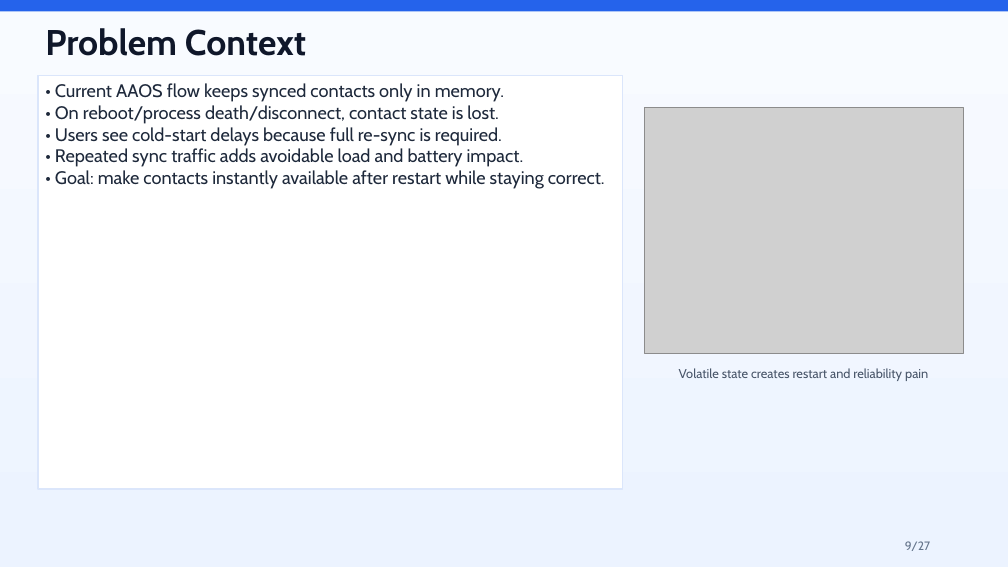
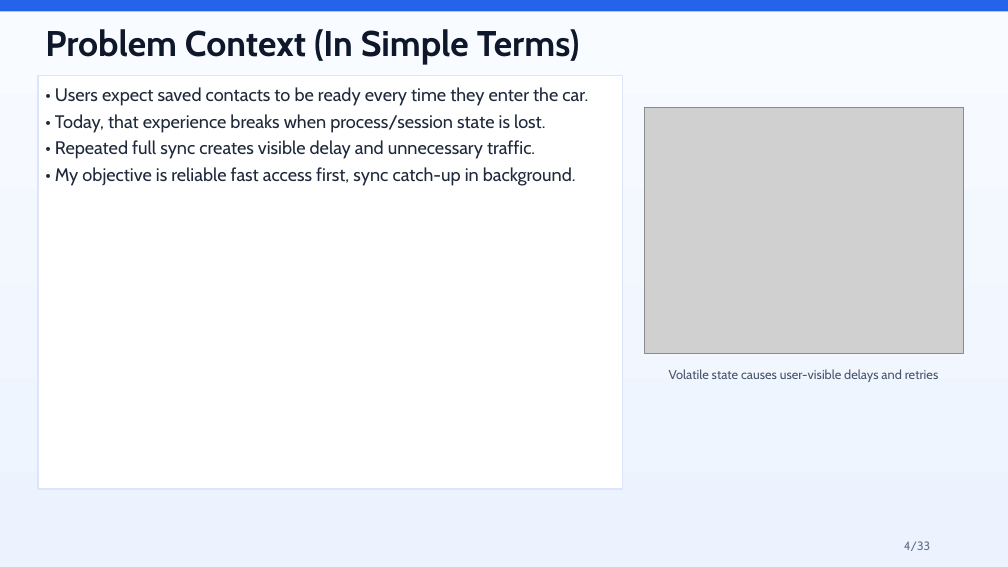
Before and after one commit to partharock/zweithreads-case-study, a slide deck: slide 4 of docs/AAOS_Persistent_Contacts_Case_Study_Presentation.pptx (slide 9 before the commit). Drawn at 1008x567 pixels with LibreOffice and Linux fonts; fonts in the diff are those of the drawing; grey boxes stand for pictures. Boxes give left, top, right and bottom in pixels: in the first picture for what was removed or moved away, otherwise in the second. Text is boxed around its words. In the diff, an @@ line names an element or a change of style, - is before the commit and + after.

```diff
--- a/docs/AAOS_Persistent_Contacts_Case_Study_Presentation.pptx
+++ b/docs/AAOS_Persistent_Contacts_Case_Study_Presentation.pptx
@@ text at bbox=[45, 29, 580, 64]: text changed @@
-Problem Context
+Problem Context (In Simple Terms)
@@ text in rectangle at bbox=[55, 87, 588, 186]: text changed @@
-• Current AAOS flow keeps synced contacts only in memory.
-• On reboot/process death/disconnect, contact state is lost.
-• Users see cold-start delays because full re-sync is required.
-• Repeated sync traffic adds avoidable load and battery impact.
-• Goal: make contacts instantly available after restart while staying correct.
+• Users expect saved contacts to be ready every time they enter the car.
+• Today, that experience breaks when process/session state is lost.
+• Repeated full sync creates visible delay and unnecessary traffic.
+• My objective is reliable fast access first, sync catch-up in background.
@@ text at bbox=[669, 369, 939, 382]: text changed @@
-Volatile state creates restart and reliability pain
+Volatile state causes user-visible delays and retries
@@ text at bbox=[904, 541, 930, 551]: text changed @@
-9/27
+4/33
```
Also in this commit, not shown: 6 other slides changed, 26 slides added, 20 slides removed, 2 other files.
